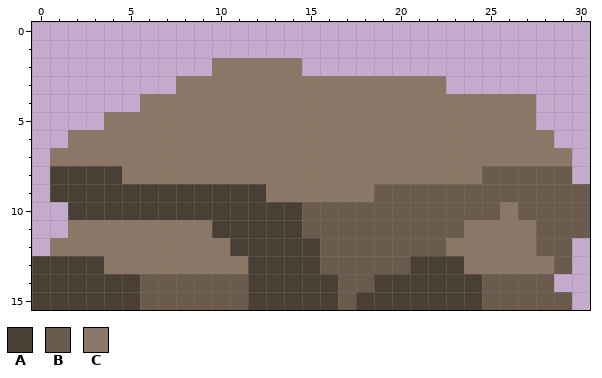
A pixel-art file gets an edit: Assets/Art/Environment/Beach/Rocks/Beach_Rock_Medium_3.aseprite. This is how it looked before the edit.
31x16 pixels, 1 frame.
Palette (. is transparent): A #4a3f35  B #6b5b4d  C #8a7766
Pixels before, first column x 0:
 2 ..........CCCCC................
 3 ........CCCCCCCCCCCCCCC........
 4 ......CCCCCCCCCCCCCCCCCCCCCC...
 5 ....CCCCCCCCCCCCCCCCCCCCCCCC...
 6 ..CCCCCCCCCCCCCCCCCCCCCCCCCCC..
 7 .CCCCCCCCCCCCCCCCCCCCCCCCCCCCC.
 8 .AAAACCCCCCCCCCCCCCCCCCCCBBBBB.
 9 .AAAAAAAAAAAACCCCCCBBBBBBBBBBBB
10 ..AAAAAAAAAAAAABBBBBBBBBBBCBBBB
11 ..CCCCCCCCAAAAABBBBBBBBBCCCCBBB
12 .CCCCCCCCCCAAAAABBBBBBBCCCCCBB.
13 AAAACCCCCCCCAAAABBBBBAAACCCCCB.
14 AAAAAABBBBBBAAAAABBAAAAAABBBB..
15 AAAAAABBBBBBAAAAABAAAAAAABBBBB.
Once edited:
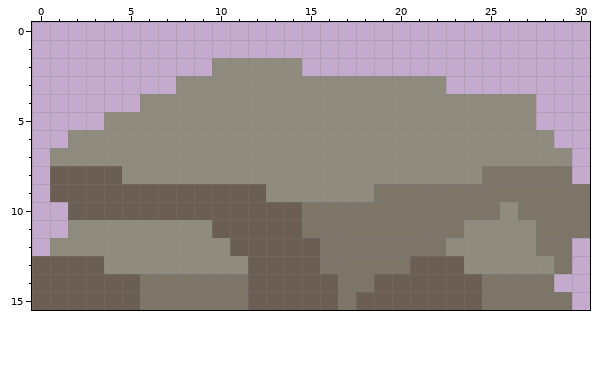
The edit:
colour A: #4a3f35 -> #6b5e54
colour B: #6b5b4d -> #7c7568
colour C: #8a7766 -> #8f8c7f
